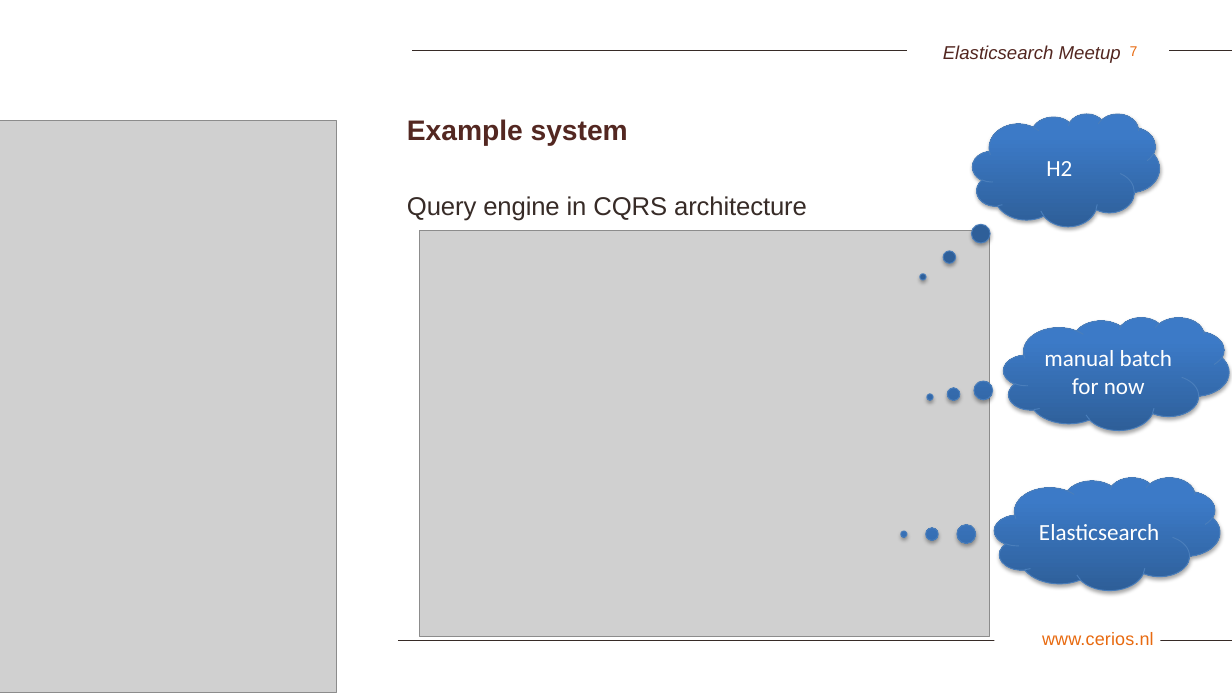
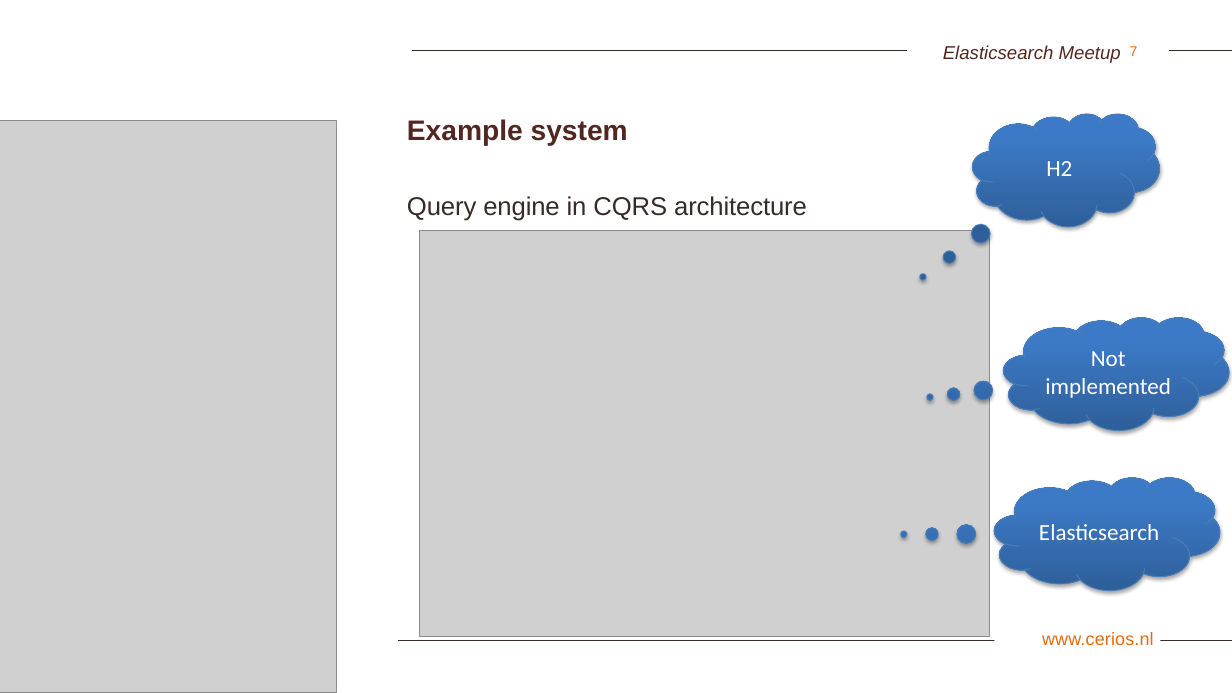
Before and after one commit to rpbouw/es-meetup, a slide deck: slide 7 of presentation/Elasticsearch-meetup-2019-03.pptx. Drawn at 1232x693 pixels with LibreOffice and Linux fonts; fonts in the diff are those of the drawing; grey boxes stand for pictures; background and template pictures are left out. Boxes give left, top, right and bottom in pixels: in the first picture for what was removed or moved away, otherwise in the second. Text is boxed around its words. In the diff, an @@ line names an element or a change of style, - is before the commit and + after.

```diff
--- a/presentation/Elasticsearch-meetup-2019-03.pptx
+++ b/presentation/Elasticsearch-meetup-2019-03.pptx
@@ text in thought cloud at bbox=[1045, 351, 1171, 398]: text changed @@
-manual batch for now
+Not implemented
```
Also in this commit, not shown: 1 other slide changed.
